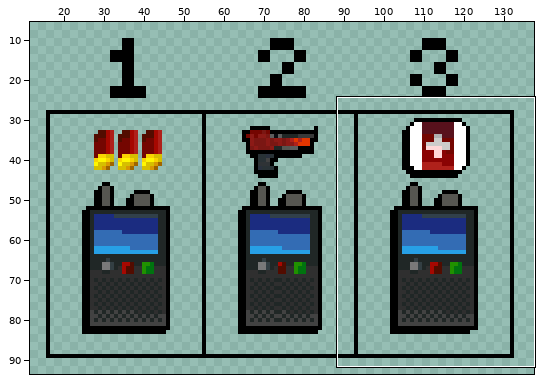
Sprite sheet: x/callInUI.png. Above, an overview of the earlier version with the close-up marked.
Close-up. Before the commit:
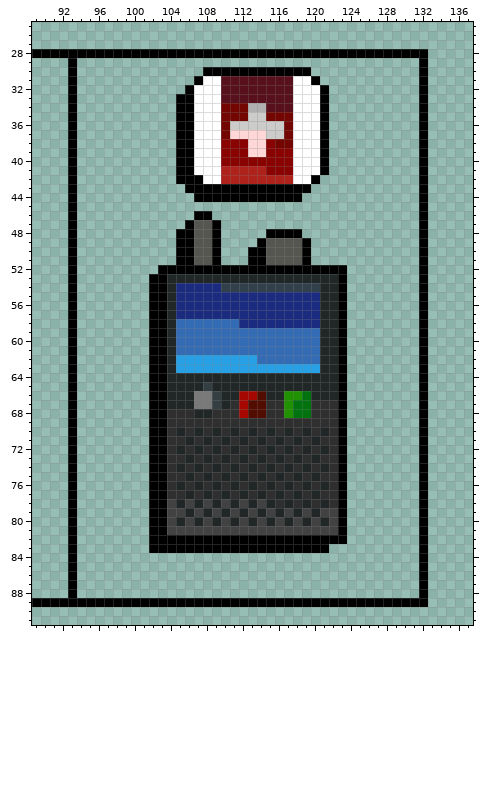
The file is 150x100 pixels. Colours within 5 levels of each other are drawn and written as one. Shown: x 89..137, y 25..91. The wide view leaves out empty margins. The commit also changed other parts of the picture, which this record leaves out.
Once edited:
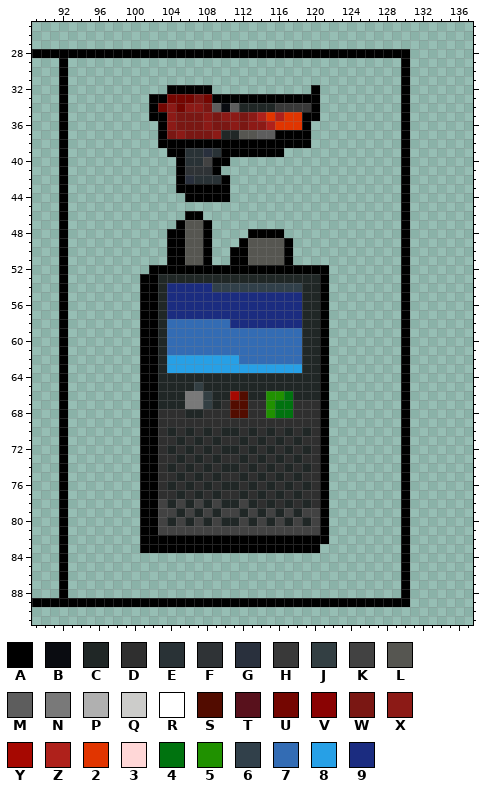
Palette (. is transparent): A #000000  B #0a0c11  C #202726  D #2f2f2f  E #293236  F #2f3236fe  G #29303d  H #393939  J #333f43  K #424242  L #565651  M #5d5d5d  N #797979  P #b0b0b0  Q #ccccca  R #ffffff  S #520c00  T #58111c  U #740601  V #8a0303  W #7a1713  X #8c1a16  Y #a60801  Z #af211b  2 #e13500  3 #ffd7d7  4 #00730f  5 #209100  6 #31404a  7 #336cb4  8 #27a0e6  9 #1b2c80
The edit:
Changed rows in their new state; - is an unchanged pixel.
first column x 92:
28 ---------------------------------------..
29 A.------------------------------------A-.
30 A.--------------............----------A-.
31 A.-------------..............---------A-.
32 A.----------AA-AA...........A.--------A-.
33 A.--------AAUUUWUAAAAAAAAAAAA.--------A-.
34 A.--------AUXUXXWMBMCCCCHHHHA.--------A-.
35 A.--------AAXWWWXWXXWXZ2Z22AA.--------A-.
36 A.---------AXWWWXWWXWXXZ222A..--------A-.
37 A.---------AWXWWWXCCLLMMAAAA..--------A-.
38 A.---------AA--AAAAAAAAAAAAA..--------A-.
39 A.----------A-EEGEAAAAAAA.....--------A-.
40 A.------------EEKAA...........--------A-.
41 A.------------FFFA............--------A-.
42 A.------------GEEEA..........---------A-.
43 A.-----------A-----.........----------A-.
44 A.------------A----........-----------A-.
45 A.------------------------------------A-.
46 A.------------A-.---------------------A-.
47 A.-----------AL-A.--------------------A-.
48 A.----------A-L-A.---AA--..-----------A-.
49 A.----------A-L-A.--ALL--A..----------A-.
50 A.----------A-L-A.-AALL--A..----------A-.
51 A.----------A-L-A.-AALL--A..----------A-.
52 A.--------A-------------------..------A-.
53 A.-------A-C-----------------A..------A-.
54 A.-------A-C9----6---------CCA..------A-.
55 A.-------A-C9--------------CCA..------A-.
56 A.-------A-C9--------------CCA..------A-.
57 A.-------A-C9--------------CCA..------A-.
58 A.-------A-C7------9-------CCA..------A-.
59 A.-------A-C7--------------CCA..------A-.
60 A.-------A-C7--------------CCA..------A-.
61 A.-------A-C7--------------CCA..------A-.
62 A.-------A-C8-------77-----CCA..------A-.
63 A.-------A-C8--------------CCA..------A-.
64 A.-------A-C-----------------A..------A-.
65 A.-------A-C---JC------------A..------A-.
66 A.-------A-C--N-JC-YSCC554CC-A..------A-.
67 A.-------A-C--N-JCDSSDD544DD-A..------A-.
68 A.-------A-D--C-D--SSDD544DD-A..------A-.
69 A.-------A-D-----------------A..------A-.
70 A.-------A-DCDCDCDC----------A..------A-.
71 A.-------A-D-CDCDCD---------DA..------A-.
72 A.-------A-DCDCDCDC----------A..------A-.
73 A.-------A-D-CDCDCD---------DA..------A-.
74 A.-------A-DCDCDCDC----------A..------A-.
75 A.-------A-D-CDCDCD---------DA..------A-.
76 A.-------A-DCDCDCDC----------A..------A-.
77 A.-------A-D-CDCDCD---------DA..------A-.
78 A.-------A-KCKCKCKC---D------A..------A-.
79 A.-------A-K-CKCKCK---------KA..------A-.
80 A.-------A-KCKCKCKC----------A..------A-.
81 A.-------A-K-----------------A..------A-.
82 A.-------A--------------------..------A-.
83 A.-------A-------------------.--------A-.
84 A.------------------------------------A-.
85 A.------------------------------------A-.
86 A.------------------------------------A-.
87 A.------------------------------------A-.
88 A.------------------------------------A-.
89 ---------------------------------------..
